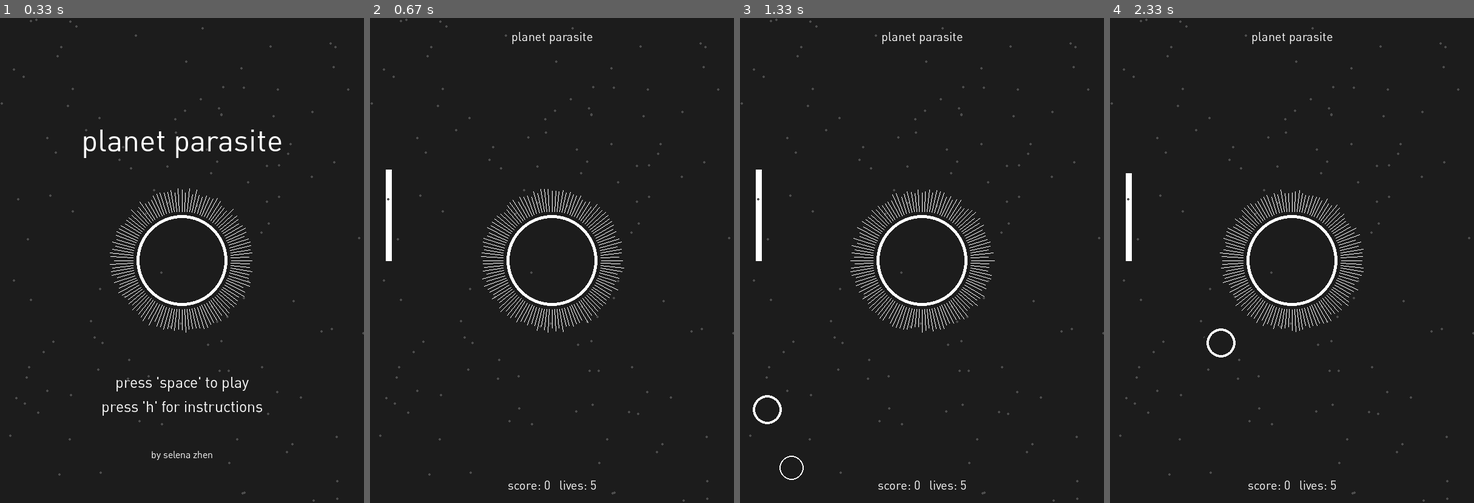
Above: before the commit, frames 1-4 (left to right).
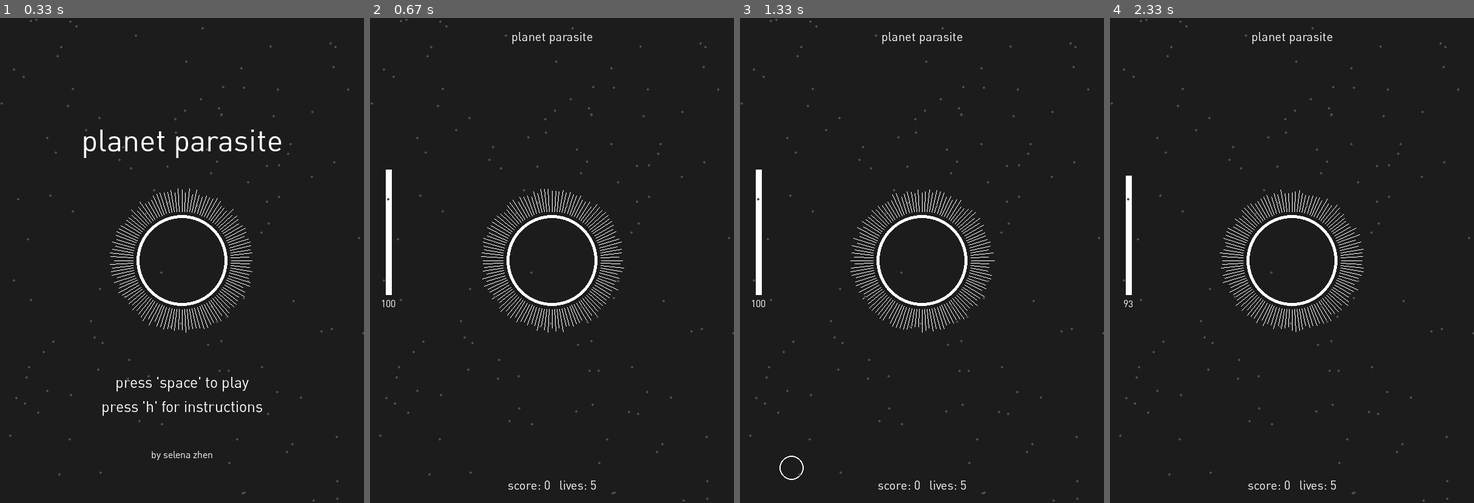
Above: after the commit, the same moments.

Repository: selenazhen/planetParasite
Game: pygame game, started from Game.py
Same seed, same stepped clock (60 frames per second), same inputs: the game is played once before the commit and once after it.
Inputs:
- Up to frame 1 (0.33 s): no input
- Up to frame 2 (0.67 s): tap Space at 0.33 s
- Up to frame 3 (1.33 s): hold 2 0.67-1.13 s; hold Right 0.67-1.13 s; tap Space at 0.73, 1.03, 1.23 s; hold Right from 1.17 s (still down); tap 1 at 1.32 s
- Up to frame 4 (2.33 s): tap Space at 1.53, 1.73 s; release Right at 1.63 s; hold Up 1.67-1.97 s

Frame 1 is identical in both runs. In frame 2, 0.1% of the frame differs, in the area x 3-60%, y 38-64%; in frame 3, 0.3%, in the area x 3-68%, y 38-95%; in frame 4, 0.3%.

Commit message:
eat me stop

Diff:
--- a/Game.py
+++ b/Game.py
@@ -17,7 +17,6 @@
 edit drawing functions here
 '''
 
-
 class Game(PygameGame):
     def init(self):
         self.planetGroup = pygame.sprite.Group()
@@ -44,10 +43,10 @@
         self.tentaclesMin = 35
         self.tentaclesMax = 45
 
-        parasiteNew = Parasite()
+        parasiteNew = Parasite(self.parasiteSize)
         self.parasite.add(parasiteNew)
 
-        parasiteTitleNew = Parasite()
+        parasiteTitleNew = Parasite(self.parasiteSize)
         self.parasiteTitle.add(parasiteTitleNew)
 
         titleNew = Title()
@@ -106,14 +105,14 @@
             #draw parasite
             px = (self.width//20)*15
             py = (self.height//10)*3
-            pygame.draw.circle(self.screen, WHITE,(px,py), parasiteSize, 5) #draw parasite
+            pygame.draw.circle(self.screen, WHITE,(px,py), self.parasiteSize, 5) #draw parasite
             for div in range(self.divisions):
                 divAngle = div*((math.pi*2)/self.divisions)
                 self.length = random.randrange(self.tentaclesMin,self.tentaclesMax)
-                outerDivX = px + ((parasiteSize+self.length) * math.cos(divAngle))
-                outerDivY = py + ((parasiteSize+self.length) * math.sin(divAngle))
-                innerDivX = px + ((parasiteSize+6) * math.cos(divAngle))
-                innerDivY = py + ((parasiteSize+6) * math.sin(divAngle))
+                outerDivX = px + ((self.parasiteSize+self.length) * math.cos(divAngle))
+                outerDivY = py + ((self.parasiteSize+self.length) * math.sin(divAngle))
+                innerDivX = px + ((self.parasiteSize+6) * math.cos(divAngle))
+                innerDivY = py + ((self.parasiteSize+6) * math.sin(divAngle))
                 pygame.draw.line(self.screen,WHITE,(innerDivX,innerDivY), (outerDivX, outerDivY), 1)
 
             #draw little planets
@@ -135,7 +134,6 @@
             self.screen.blit(planetText, planetRect)
             self.screen.blit(inhabitedText, inhabitedRect)
 
-
         if self.instructionsPage == 2:
             titleFont = pygame.font.Font("DINPro.otf", 30)
             titleText = titleFont.render('how to play', True, WHITE)
@@ -146,7 +144,7 @@
             parFont = pygame.font.Font("DINPro.otf", 20)
 
             text1 = wrapline("capture the uninhabited planets and the developing planets but avoid the fully formed inhabited planets.", parFont, 475)
-            text2 = wrapline("for every time you are caught within the safety zone of an inhabited planet you lose a life and your tentacles shorten.", parFont, 475)
+            text2 = wrapline("for every time you are caught within the safety zone of an inhabited planet you lose a life and your tentacles shosrten.", parFont, 475)
             text3 = wrapline("look for planets with powerups to help improve your parasitic nature.", parFont, 475)
 
             lineSpacing = self.height//30
@@ -190,27 +188,27 @@
         nameRect.centerx = (self.width//2)
         nameRect.centery = (self.height//20)*18
 
-        pygame.draw.circle(self.screen, WHITE,(self.tw//2,self.th//2), parasiteSize, 5) #draw parasite
+        pygame.draw.circle(self.screen, WHITE,(self.tw//2,self.th//2), self.parasiteSize, 5) #draw parasite
         for div in range(self.divisions):
             divAngle = div*((math.pi*2)/self.divisions)
             self.length = random.randrange(self.tentaclesMin,self.tentaclesMax)
-            outerDivX = self.tw//2 + ((parasiteSize+self.length) * math.cos(divAngle))
-            outerDivY = self.th//2 + ((parasiteSize+self.length) * math.sin(divAngle))
-            innerDivX = self.tw//2 + ((parasiteSize+6) * math.cos(divAngle))
-            innerDivY = self.th//2 + ((parasiteSize+6) * math.sin(divAngle))
+            outerDivX = self.tw//2 + ((self.parasiteSize+self.length) * math.cos(divAngle))
+            outerDivY = self.th//2 + ((self.parasiteSize+self.length) * math.sin(divAngle))
+            innerDivX = self.tw//2 + ((self.parasiteSize+6) * math.cos(divAngle))
+            innerDivY = self.th//2 + ((self.parasiteSize+6) * math.sin(divAngle))
             pygame.draw.line(self.screen,WHITE,(innerDivX,innerDivY), (outerDivX, outerDivY), 1)
 
         #bouncing off walls
-        if self.tw + (2*(parasiteSize+self.tentaclesMax)) >= self.width*2:
+        if self.tw + (2*(self.parasiteSize+self.tentaclesMax)) >= self.width*2:
             print ('its too far to the left')
             self.hSpeed *= -1
-        if self.tw - (2*(parasiteSize+self.tentaclesMax)) <= 0:
+        if self.tw - (2*(self.parasiteSize+self.tentaclesMax)) <= 0:
             print ('its too far to the right')
             self.hSpeed *= -1
-        if self.th + (2*(parasiteSize+self.tentaclesMax)) >= self.height*2:
+        if self.th + (2*(self.parasiteSize+self.tentaclesMax)) >= self.height*2:
             print ('its too far up')
             self.vSpeed *= -1
-        if self.th - (2*(parasiteSize+self.tentaclesMax)) <= 0:
+        if self.th - (2*(self.parasiteSize+self.tentaclesMax)) <= 0:
             print ('its too far down')
             self.vSpeed *= -1
 
@@ -241,21 +239,6 @@
             self.planetGroup.add(planet)
             # print ('new planet')
 
-        #attack stuff here
-        print (self.attackMeter)
-        if self.attack:
-            self.tentacleColor = RED
-            self.attackMeter -= 2 #reduce attacklevel faster
-        if not self.attack:
-            self.tentacleColor = WHITE
-            if self.frameCount % 20 == 0:
-                self.attackMeter += 1 #regain attack level slowly
-            self.attackMeter = min(self.attackMeter,100)
-        aX = self.width//20
-        aY = self.height//2
-        pygame.draw.line(self.screen,self.tentacleColor,(aX,aY),
-                        (aX, aY - (1.5*self.attackMeter)), 10)
-
         for parasite in self.parasite:
             if self.attack:
                 collisionAttackList = pygame.sprite.spritecollide(parasite,self.inhabitedGroup,  False,
@@ -269,10 +252,10 @@
                 for capturedPlanet in collisionPlanetsList:
                     self.planetGroup.remove(capturedPlanet)
                     self.score += 10
-                    capturedNew = Captured(w//2+random.randrange(-(parasiteSize-(1.5*planetSize)),
-                                (parasiteSize-(1.5*planetSize))),
-                                h//2+random.randrange(-(parasiteSize-(1.5*planetSize)),
-                                (parasiteSize-(1.5*planetSize))))
+                    capturedNew = Captured(w//2+random.randrange(-(self.parasiteSize-(1.5*planetSize)),
+                                (self.parasiteSize-(1.5*planetSize))),
+                                h//2+random.randrange(-(self.parasiteSize-(1.5*planetSize)),
+                                (self.parasiteSize-(1.5*planetSize))))
                     self.capturedGroup.add(capturedNew)
                 collisionInhabitedList = pygame.sprite.spritecollide(parasite,self.formedInhabitedGroup,  False,
                                 pygame.sprite.collide_circle)
@@ -299,50 +282,85 @@
             self.tentaclesMax = 1000
             self.gamePlay = False
 
-        if self.frameCount % 5 == 0: #inhabited planets get larger and larger as time goes on
+        # eat me stop growth of developing planets
+        if self.eatMeStop == "collected":
+            print ('eat me is collected')
             for inhabited in self.inhabitedGroup:
-                #if inhabited planet gets larger than a certain size
-                if (inhabited.inhabitedSize >= .15*min(inhabited.imageX,inhabited.imageY)):
-                    inhabited.stopUpdating(WHITE)
-                    inhabited.dotted()
-                    self.formedInhabitedGroup.add(inhabited)
-                    self.inhabitedGroup.remove(inhabited)
-                else:
-                    inhabited.update()
+                self.eatMeStop = "enabled"
+        if self.eatMeStop == "enabled":
+            print ('eat me is enabled')
+            self.eatMeStopCount += 1
+            if self.eatMeStopCount >= 100: #timer ends for eatme powerup
+                self.eatMeStop = "empty"
+                self.eatMeStopCount = 0
+        if self.eatMeStop == "empty":
+            print ('eat me is empty')
+            if self.frameCount % 5 == 0: #inhabited planets get larger and larger as time goes on
+                for inhabited in self.inhabitedGroup:
+                    #if inhabited planet gets larger than a certain size
+                    if (inhabited.inhabitedSize >= .15*min(inhabited.imageX,inhabited.imageY)):
+                        inhabited.stopUpdating(WHITE)
+                        inhabited.dotted()
+                        self.formedInhabitedGroup.add(inhabited)
+                        self.inhabitedGroup.remove(inhabited)
+                    else:
+                        inhabited.update()
 
         self.capturedGroup.update()
         for captured in self.capturedGroup:
             angle = math.atan(captured.coordsY/captured.coordsX)
             if captured.speed > 0:
                 length = (captured.coordsY-h//2)/math.sin(angle)
-                if (length >= parasiteSize-(1.5*planetSize)):
-
+                if (length >= self.parasiteSize-(1.5*planetSize)):
                     captured.speed *= -1
             elif captured.speed < 0:
                 length = (h//2-captured.coordsY)/math.sin(angle)
-                if (length >= parasiteSize-(1.5*planetSize)):
-
+                if (length >= self.parasiteSize-(1.5*planetSize)):
                     captured.speed *= -1
 
         self.parasite.update(self.tentaclesMax-7) #reduce radius by a few pixels to get make appearance better
 
-        for star in self.starList:
-            pygame.draw.circle(self.screen, DARKGREY,(star[0],star[1]),2)
+        self.inhabitedGroup.draw(screen) #keep this at bottom of draw statements
+
+        #attack stuff here
+        if self.attack:
+            self.tentacleColor = RED
+            self.attackMeter -= 3 #reduce attack level faster
+            if self.attackMeter <= 0:
+                self.attackMeter = 0 #keep attack meter at minimum of 0
+        if not self.attack:
+            self.tentacleColor = WHITE
+            if self.frameCount % 30 == 0:#regain attack level slowly
+                self.attackMeter += 1
+                self.attackMeter = min(self.attackMeter,100) #keep attackmeter at max of 100
+        aX = self.width//20
+        aY0 = (self.height//7)*4
+        aY1 = self.height//2 - (1.5*self.attackMeter)
+        if self.attackMeter > 0:
+            pygame.draw.line(self.screen,self.tentacleColor,(aX,aY0),
+                        (aX, aY1), 10)
+        elif self.attackMeter <= 0:
+            pygame.draw.line(self.screen,self.tentacleColor,(aX,aY0),
+                        (aX, aY0), 10)
+        attackFont = pygame.font.Font("DINPro.otf", 16)
+        attackText = attackFont.render('%d' % (max(self.attackMeter,0)), True, WHITE)
+        attackRect = attackText.get_rect()
+        attackRect.centerx = aX
+        attackRect.centery = aY0 + 15
 
         #DRAW STATEMENTS
-        self.capturedGroup.draw(screen)
+        # self.capturedGroup.draw(screen) #THIS IS MAKING IT SLOW :((((
         self.planetGroup.draw(screen)
-        self.inhabitedGroup.draw(screen)
         self.formedInhabitedGroup.draw(screen)
         self.parasite.draw(screen)
 
         for div in range(self.divisions):
             divAngle = div*((math.pi*2)/self.divisions)
             self.length = random.randrange(self.tentaclesMin,self.tentaclesMax)
-            outerDivX = w//2 + ((parasiteSize+self.length) * math.cos(divAngle))
-            outerDivY = h//2 + ((parasiteSize+self.length) * math.sin(divAngle))
-            innerDivX = w//2 + ((parasiteSize+6) * math.cos(divAngle))
-            innerDivY = h//2 + ((parasiteSize+6) * math.sin(divAngle))
+            outerDivX = w//2 + ((self.parasiteSize+self.length) * math.cos(divAngle))
+            outerDivY = h//2 + ((self.parasiteSize+self.length) * math.sin(divAngle))
+            innerDivX = w//2 + ((self.parasiteSize+6) * math.cos(divAngle))
+            innerDivY = h//2 + ((self.parasiteSize+6) * math.sin(divAngle))
             pygame.draw.line(self.screen,self.tentacleColor,(innerDivX,innerDivY), (outerDivX, outerDivY), 1)
 
         # pygame.draw.rect(screen, CHARCOAL,(0, 0, w, m)) #border top rect
@@ -351,7 +369,11 @@
         # pygame.draw.rect(screen, CHARCOAL,(0, h-m, w, m)) #border top rect
         #
         # pygame.draw.rect(screen, WHITE,(m,m, w-(2*m),h-(2*m)), 2) #border
+        for star in self.starList:
+            pygame.draw.circle(self.screen, DARKGREY,(star[0],star[1]),2)
+
         screen.blit(textScore, textScorerect)
         screen.blit(textTitle, textTitlerect)
+        screen.blit(attackText, attackRect)
 
 Game(screenWidth, screenHeight).run()
--- a/Inhabited.py
+++ b/Inhabited.py
@@ -65,7 +65,13 @@
 
     def update(self):
         self.inhabitedSize += 1
+        self.radius = self.inhabitedSize
         pygame.draw.circle(self.image, CHARCOAL,(self.coordsX,self.coordsY),
                             self.inhabitedSize+5)
         pygame.draw.circle(self.image, self.color,(self.coordsX,self.coordsY),
-                            self.inhabitedSize, 4)
+                            self.inhabitedSize, 3)
+
+    def small(self):
+        # pygame.draw.circle(self.image, CHARCOAL,(self.coordsX,self.coordsY),
+        #                     self.radius)
+        self.inhabitedSize = planetSize//2
--- a/Parasite.py
+++ b/Parasite.py
@@ -11,20 +11,21 @@
 
 class Parasite(pygame.sprite.Sprite):
 
-    def __init__(self):
+    def __init__(self,size):
         pygame.sprite.Sprite.__init__(self)
         self.image = pygame.Surface((screenWidth,screenHeight),pygame.SRCALPHA)
         self.coordsX = screenWidth//2
         self.coordsY = screenHeight//2
-        self.radius = parasiteSize
+        self.size = size
+        self.radius = size
         self.rect = self.image.get_rect()
         # pygame.draw.circle(self.image, PINK, self.rect.center, self.radius)
         # pygame.draw.circle(self.image, CHARCOAL,(screenWidth//2,screenHeight//2),
         #                     self.radius)
         pygame.draw.circle(self.image, WHITE,(screenWidth//2,screenHeight//2),
-                            parasiteSize, 5)
+                            size, 5)
     def update(self, tentacleRadius):
-        self.radius = parasiteSize + tentacleRadius
+        self.radius = self.size + tentacleRadius
 
     def move(self, xMove,yMove):
         self.rect.centerx = self.rect.centerx + xMove
--- a/gVariables.py
+++ b/gVariables.py
@@ -54,3 +54,8 @@
     """
     lines = chain(*(wrapline(line, font, maxwidth) for line in text.splitlines()))
     return list(lines)
+
+### callback clear screen surface
+def clear_callback(surf, rect):
+    color = CHARCOAL
+    surf.fill(color, rect)
--- a/pygamegame.py
+++ b/pygamegame.py
@@ -7,6 +7,8 @@
 import random
 from pygame.locals import *
 from gVariables import *
+
+
 
 class PygameGame(object):
 
@@ -66,6 +68,9 @@
         self.attack = False
         self.attackMeter = 100
         self.tentacleColor = WHITE
+        self.eatMeStop = "empty"
+        self.eatMeStopCount = 0
+        self.parasiteSize = parasiteSize
         pygame.init()
 
     def run(self):
@@ -75,9 +80,12 @@
         # set the title of the window
         pygame.display.set_caption(self.title)
 
+
         # call game-specific initialization
         self.init()
         self.playing = True
+
+
 
         left = False
         right = False
@@ -130,8 +138,19 @@
                         self.attack = False
                 if (event.type == pygame.KEYUP) and (event.key == K_1):
                     self.attack = False
+                if (event.type == pygame.KEYDOWN) and (event.key == K_2):
+                    self.eatMeStop = "collected"
                 if (event.type == pygame.KEYDOWN) and (event.key == K_ESCAPE):
                     self.playing = False
+
+            self.planetGroup.clear(self.screen,clear_callback)
+            self.parasite.clear(self.screen,clear_callback)
+            self.inhabitedGroup.clear(self.screen,clear_callback)
+            self.formedInhabitedGroup.clear(self.screen,clear_callback)
+            self.capturedGroup.clear(self.screen,clear_callback)
+            self.titleGroup.clear(self.screen,clear_callback)
+            self.parasiteTitle.clear(self.screen,clear_callback)
+            self.instructionsInhabited.clear(self.screen,clear_callback)
 
             if left and self.hSpeed < self.speed:
                 self.hSpeed += 1
@@ -161,8 +180,8 @@
             if not self.gamePlay and self.instructions: #if splash screen on
                 self.drawInstructions(self.screen)
 
-
             basicfont = pygame.font.Font("DINPro.otf", 20)
+
 
             self.frameCount += 1
 
@@ -170,6 +189,7 @@
             clock.tick(self.frameRate)
 
             pygame.display.flip()
+
         pygame.quit()
         print ('So long!')
 
